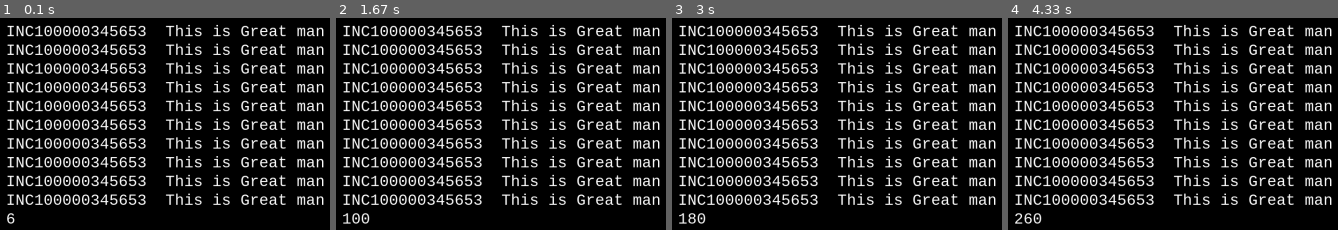
Above: before the commit, frames 1-4 (left to right).
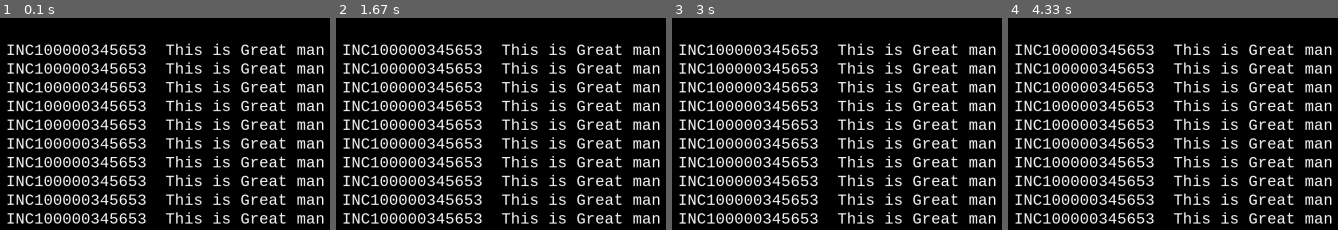
Above: after the commit, the same moments.

Repository: CodeRaker/pygame
Game: pygame game, started from pyplay.py
Same seed, same stepped clock (60 frames per second), same inputs: the game is played once before the commit and once after it.
Inputs:
- Up to frame 1 (0.1 s): no input
- Up to frame 2 (1.67 s): no input
- Up to frame 3 (3 s): no input
- Up to frame 4 (4.33 s): no input

The runs differ from the first frame. In frame 1, 4.4% of the frame differs, in the area x 2-99%, y 3-98%; in frame 2, 4.3%; in frame 3, 4.3%; in frame 4, 4.3%.

Commit message:
updated class

Diff:
--- a/pyplay.py
+++ b/pyplay.py
@@ -7,17 +7,28 @@
 #########
 
 class TextObjects(object):
-    def __init__(self, text):
+
+    def __init__(self):
         self.color = (255, 255, 255)
-        self.text = font.render(text, True, self.color)
+        self.position_x = 30
+        self.position_y = 30
+        self.font = pygame.font.SysFont("consolas", 36)
 
-    def fontColor(self, color):
+    def setColor(self, color):
         if color == 'white':
             self.color = (255, 255, 255)
         elif color == 'blue':
             self.color = (0, 0, 255)
         elif color == 'red':
             self.color = (255, 0, 0)
+
+    def fontSize(self, size):
+        self.font = pygame.font.SysFont("consolas", size)
+
+    def writeText(self, text):
+        text = self.font.render(text, True, self.color)
+        self.position_y += text.get_height() + 2
+        screen.blit(text, (self.position_x, self.position_y))
 
 
 #########
@@ -36,12 +47,9 @@
 
 font = pygame.font.SysFont("consolas", 36)
 
-text1 = font.render("INC100000345653  This is Great man  ", True, (255, 255, 255))
-text2 = font.render("INC100000345653  This is AWESOME man  ", True, (255, 255, 255))
 
-counter = 0
 clicked = False
-text = text1
+
 while not done:
         for event in pygame.event.get():
                 if event.type == pygame.QUIT:
@@ -65,9 +73,6 @@
                     if event.key == pygame.K_DOWN:
                         pass
 
-        text_pos_x = 30
-        text_pos_y = 30
-
         pygame.draw.rect(screen, (255, 255, 0), pygame.Rect(30, 30, 60, 60))
 
         #Draws a black screen
@@ -76,13 +81,9 @@
         #Draw select bar
 
         #prints text 10 times and calculates position
+        t = TextObjects()
         for i in range(0,10):
-            screen.blit(text, (text_pos_x, text_pos_y))
-            text_pos_y+=(text.get_height() + 2)
-
-        counter+=1
-        counter_text = font.render(str(counter), True, (255, 255, 255))
-        screen.blit(counter_text, (text_pos_x, text_pos_y))
+            t.writeText('INC100000345653  This is Great man')
 
 
         pygame.display.flip()
